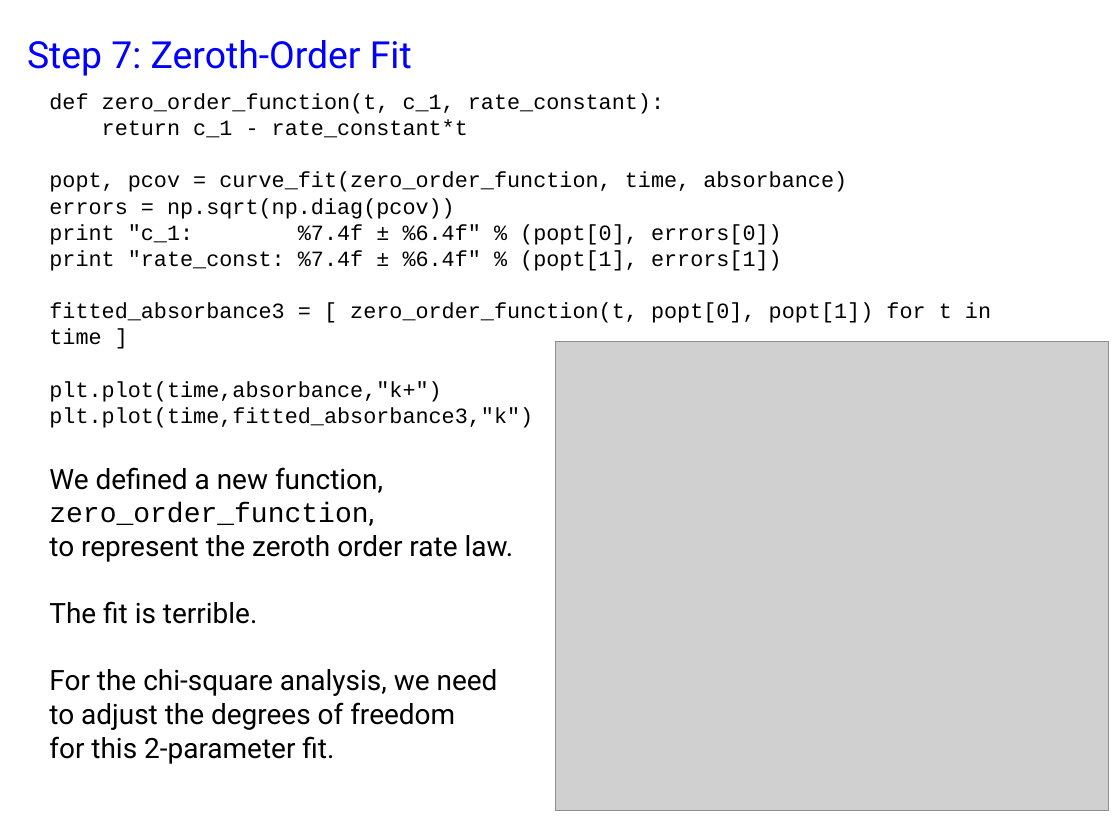
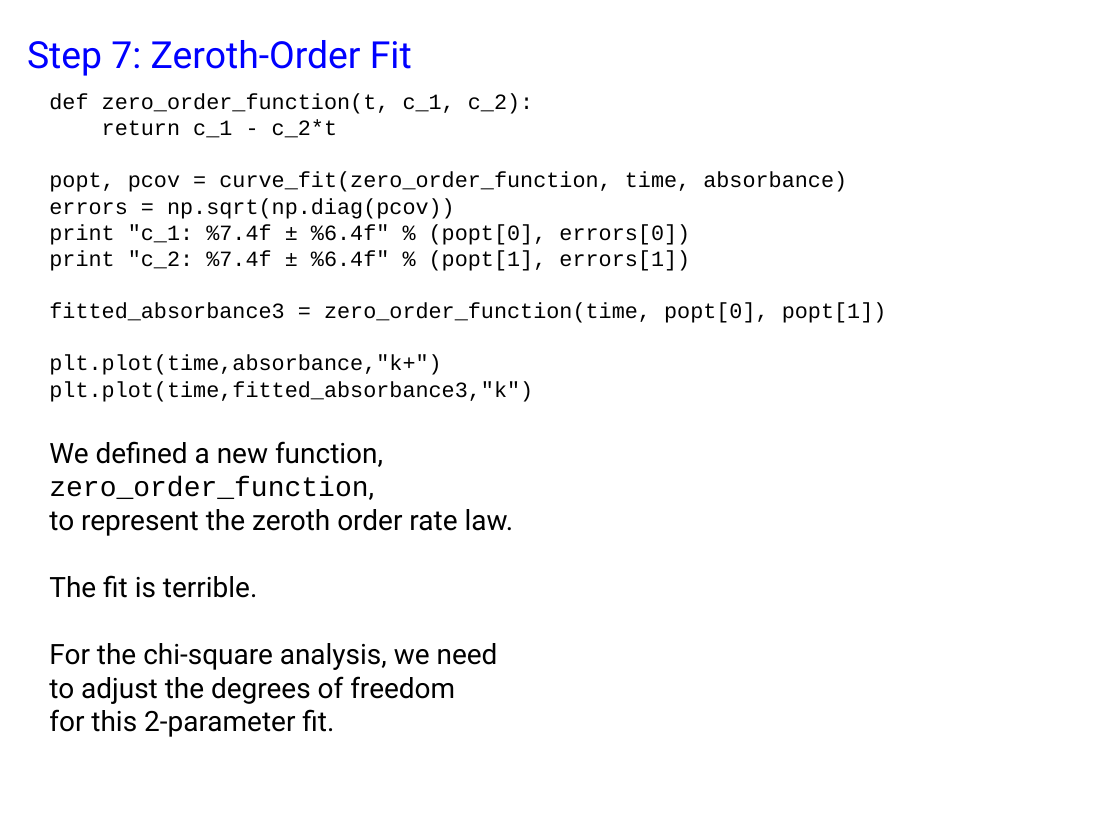
Before and after one commit to Lyle-zhang/practical_kinetics, a slide deck: slide 23 of exercise 2/exercise 2.pptx. Drawn at 1120x840 pixels with LibreOffice and Linux fonts; fonts in the diff are those of the drawing; grey boxes stand for pictures. Boxes give left, top, right and bottom in pixels: in the first picture for what was removed or moved away, otherwise in the second. Text is boxed around its words. In the diff, an @@ line names an element or a change of style, - is before the commit and + after.

```diff
--- a/exercise 2/exercise 2.pptx
+++ b/exercise 2/exercise 2.pptx
@@ text at bbox=[49, 93, 533, 138]: text changed @@
-def zero_order_function(t, c_1, rate_constant):
-return c_1 - rate_constant*t
+def zero_order_function(t, c_1, c_2):
+return c_1 - c_2*t
@@ text at bbox=[49, 250, 887, 323]: text changed @@
-print "rate_const: %7.4f ± %6.4f" % (popt[1], errors[1])
-fitted_absorbance3 = [ zero_order_function(t, popt[0], popt[1]) for t in time ]
+print "c_2: %7.4f ± %6.4f" % (popt[1], errors[1])
+fitted_absorbance3 = zero_order_function(time, popt[0], popt[1])
@@ picture removed at bbox=[556, 342, 1109, 810] @@
```
Also in this commit, not shown: 25 other slides changed, 19 other files.
